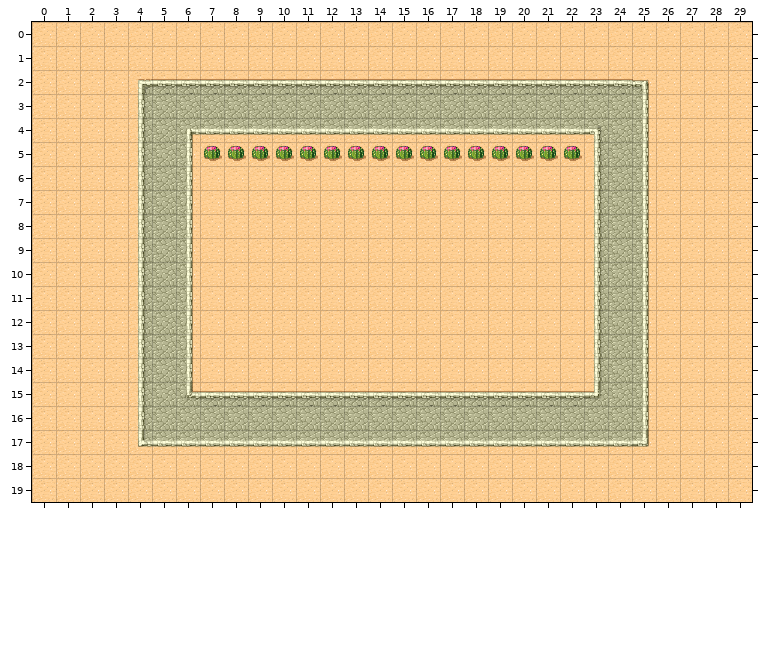
Tiled map: Game/maps/map_2.tmx. That is the earlier state.
Cells are 32x32 px. Shown: x 0..29, y 0..19.
The same view after the edit:
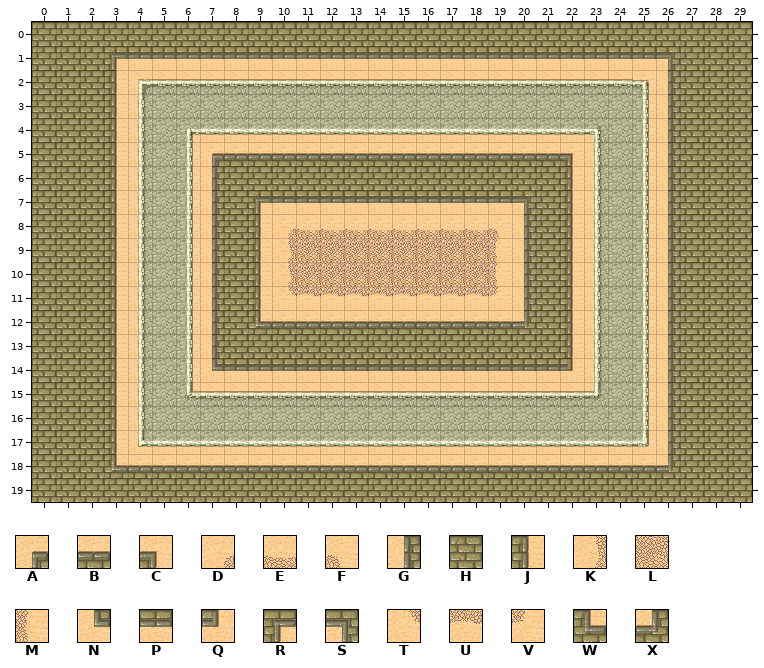
Key: from "tmw_desert_spacing": A 0, B 1, C 2, D 5, E 6, F 7, G 8, H 9, J 10, K 13, L 14, M 15, N 16, P 17, Q 18, R 19, S 20, T 21, U 22, V 23, W 27, X 28.
_ is an empty cell, . an unchanged one.
Tiles of an added or newly shown layer are drawn over the layers below it.
The edit:
--- layer "Tile Layer 3" (added)
@@ x 7..22 @@
- 5 ________________
- 6 ________________
- 7 ________________
- 8 ________________
- 9 ________________
-10 ________________
-11 ________________
-12 ________________
-13 ________________
-14 ________________
+ 5 ABBBBBBBBBBBBBBC
+ 6 GHHHHHHHHHHHHHHJ
+ 7 GHRPPPPPPPPPPSHJ
+ 8 GHJDEEEEEEEEFGHJ
+ 9 GHJKLLLLLLLLMGHJ
+10 GHJKLLLLLLLLMGHJ
+11 GHJTUUUUUUUUVGHJ
+12 GHWBBBBBBBBBBXHJ
+13 GHHHHHHHHHHHHHHJ
+14 NPPPPPPPPPPPPPPQ
--- layer "Tile Layer 4" (added)
@@ x 0..29 @@
- 0 ______________________________
- 1 ______________________________
- 2 ____......................____
- 3 ____......................____
- 4 ____......................____
- 5 ____......................____
- 6 ____......................____
- 7 ____......................____
- 8 ____......................____
- 9 ____......................____
-10 ____......................____
-11 ____......................____
-12 ____......................____
-13 ____......................____
-14 ____......................____
-15 ____......................____
-16 ____......................____
-17 ____......................____
-18 ______________________________
-19 ______________________________
+ 0 HHHHHHHHHHHHHHHHHHHHHHHHHHHHHH
+ 1 HHHRPPPPPPPPPPPPPPPPPPPPPPSHHH
+ 2 HHHJ......................GHHH
+ 3 HHHJ......................GHHH
+ 4 HHHJ......................GHHH
+ 5 HHHJ......................GHHH
+ 6 HHHJ......................GHHH
+ 7 HHHJ......................GHHH
+ 8 HHHJ......................GHHH
+ 9 HHHJ......................GHHH
+10 HHHJ......................GHHH
+11 HHHJ......................GHHH
+12 HHHJ......................GHHH
+13 HHHJ......................GHHH
+14 HHHJ......................GHHH
+15 HHHJ......................GHHH
+16 HHHJ......................GHHH
+17 HHHJ......................GHHH
+18 HHHWBBBBBBBBBBBBBBBBBBBBBBXHHH
+19 HHHHHHHHHHHHHHHHHHHHHHHHHHHHHH
Changed places in both pictures, as pixel boxes (x1, y1, x2, y2):
added: (32, 22, 752, 502)
